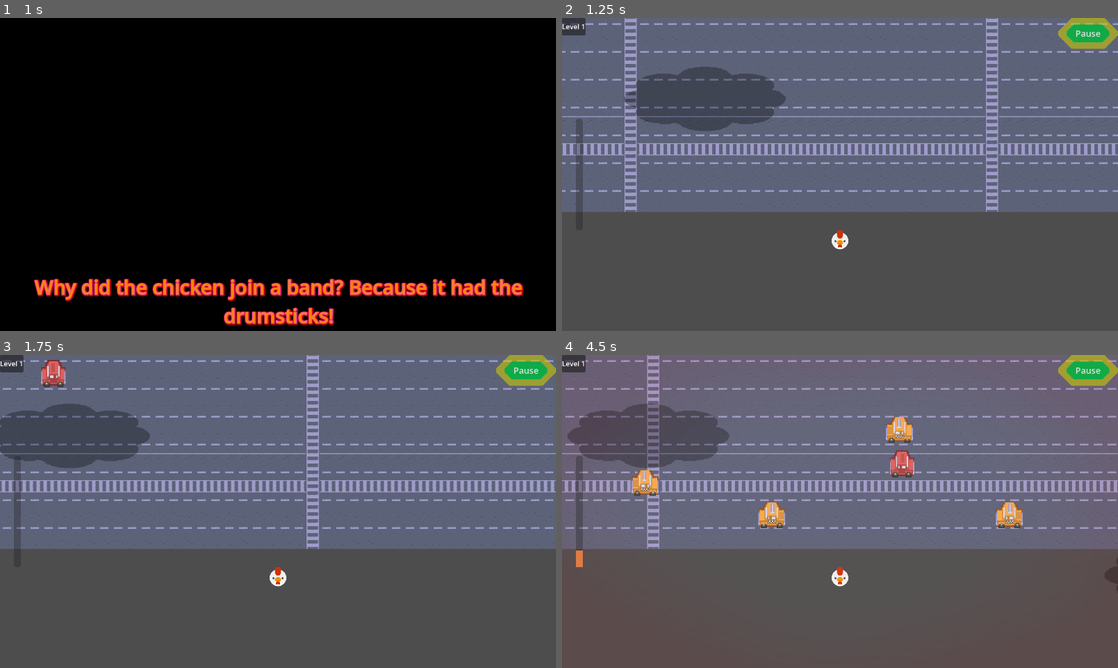
Above: before the commit, frames 1-4 (two rows, left to right).
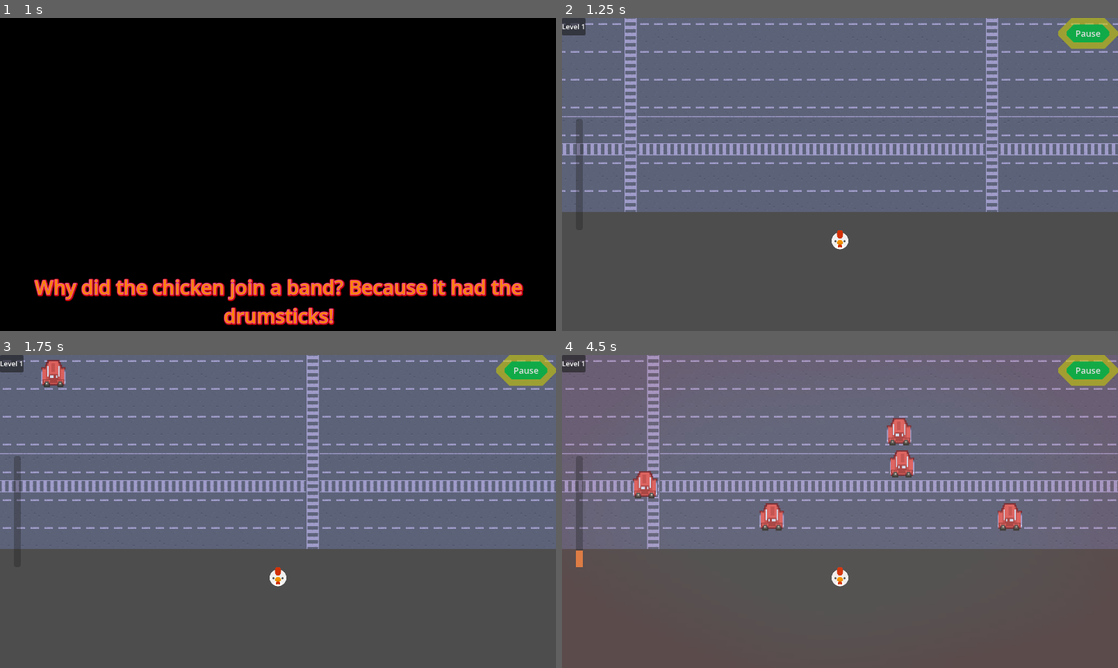
Above: after the commit, the same moments.

Repository: Tomohawk35/ChickenRunner
Game: Godot game, scene res://main_scenes/main_menu/main_menu.tscn
Same seed, same stepped clock (60 frames per second), same inputs: the game is played once before the commit and once after it.
Inputs (mouse positions are in pixels of both pictures, inside the frame that each line leads up to):
- Up to frame 1 (1 s): click "Start Game" at 0.5 s
- Up to frame 2 (1.25 s): no input
- Up to frame 3 (1.75 s): move the mouse to (400, 495) at 1.27 s; hold D (right) from 1.28 s (still down)
- Up to frame 4 (4.5 s): move the mouse to (728, 527) at 2.02 s; release D (right) at 2.03 s; hold S (down) 2.03-2.78 s; move the mouse to (895, 442) at 2.77 s; hold D (right) 2.78-3.53 s; move the mouse to (812, 574) at 3.52 s; hold W (up) 3.53-4.28 s; move the mouse to (1006, 558) at 4.27 s; hold A (left) from 4.28 s (still down)

Frame 1 is identical in both runs. In frame 2, 4.3% of the frame differs, in the area x 11-41%, y 15-36%; in frame 3, 4.2%; in frame 4, 5.7%, in the area x 1-83%, y 15-57%.

Commit message:
Added clouds as spawnable object. Commented out yellow and green cars as they were causing a lot of warnings

Diff:
--- a/chicken-runner/cloud/cloud.gd
+++ b/chicken-runner/cloud/cloud.gd
@@ -9,23 +9,24 @@
 @onready var shadow_zone: Area2D = $ShadowZone
 
 func _ready() -> void:
-	var offset_y = ground_y - global_position.y
-	shadow_visual.position.y = offset_y
-	shadow_zone.position.y = offset_y
+	#var offset_y = ground_y - global_position.y
+	#shadow_visual.position.y = offset_y
+	#shadow_zone.position.y = offset_y
 	shadow_zone.body_entered.connect(_on_shadow_zone_body_entered)
 	shadow_zone.body_exited.connect(_on_shadow_zone_body_exited)
-	set_direction(Vector2.RIGHT if move_right else Vector2.LEFT)
+	#set_direction(Vector2.RIGHT if move_right else Vector2.LEFT)
 
-func _physics_process(_delta: float) -> void:
-	pass
+func _physics_process(delta: float) -> void:
+	super(delta)
 
 func _process(delta: float) -> void:
-	var dir = 1 if move_right else -1
-	position.x += speed * dir * delta
-	if position.x > wrap_width:
-		position.x = -wrap_width
-	elif position.x < -wrap_width:
-		position.x = wrap_width
+	super(delta)
+	#var dir = 1 if move_right else -1
+	#position.x += speed * dir * delta
+	#if position.x > wrap_width:
+		#position.x = -wrap_width
+	#elif position.x < -wrap_width:
+		#position.x = wrap_width
 
 func _on_shadow_zone_body_entered(body: Node2D) -> void:
 	if body is Chicken:
--- a/chicken-runner/cloud/cloud.tscn
+++ b/chicken-runner/cloud/cloud.tscn
@@ -8,10 +8,15 @@
 
 [sub_resource type="RectangleShape2D" id="RectangleShape2D_c78a1"]
 
-[node name="Cloud" type="CharacterBody2D" unique_id=595913114]
+[node name="Cloud" type="CharacterBody2D" unique_id=595913114 node_paths=PackedStringArray("sprite")]
 script = ExtResource("1_l4448")
+speed = 150.0
+sprite = NodePath("Sprite2D")
 
 [node name="Sprite2D" type="Sprite2D" parent="." unique_id=751199624]
+modulate = Color(1, 1, 1, 0.7137255)
+z_index = 1
+position = Vector2(0, -400)
 texture = ExtResource("1_ht3s3")
 
 [node name="ShadowVisual" type="Sprite2D" parent="." unique_id=1834934618]
--- a/chicken-runner/level_1/spawner.gd
+++ b/chicken-runner/level_1/spawner.gd
@@ -1,14 +1,17 @@
 extends Node2D
 class_name Spawner
 
-enum MovingObjects { CARS }
+enum MovingObjects { CARS, CLOUDS }
 
 # Hopefully setting it up this way makes it easier to use for different themes of objects
 const SPAWN_OBJECTS : Dictionary[MovingObjects, Array] = {
 	MovingObjects.CARS : [
-		"uid://cui4ytqb2hhgq",
+		#"uid://cui4ytqb2hhgq",
 		"uid://c1w7ji2vf5rug",
-		"uid://ccfgae2dvkr73"
+		#"uid://ccfgae2dvkr73"
+	],
+	MovingObjects.CLOUDS : [
+		"uid://dy2p420jn8qx6"
 	]
 }
 
